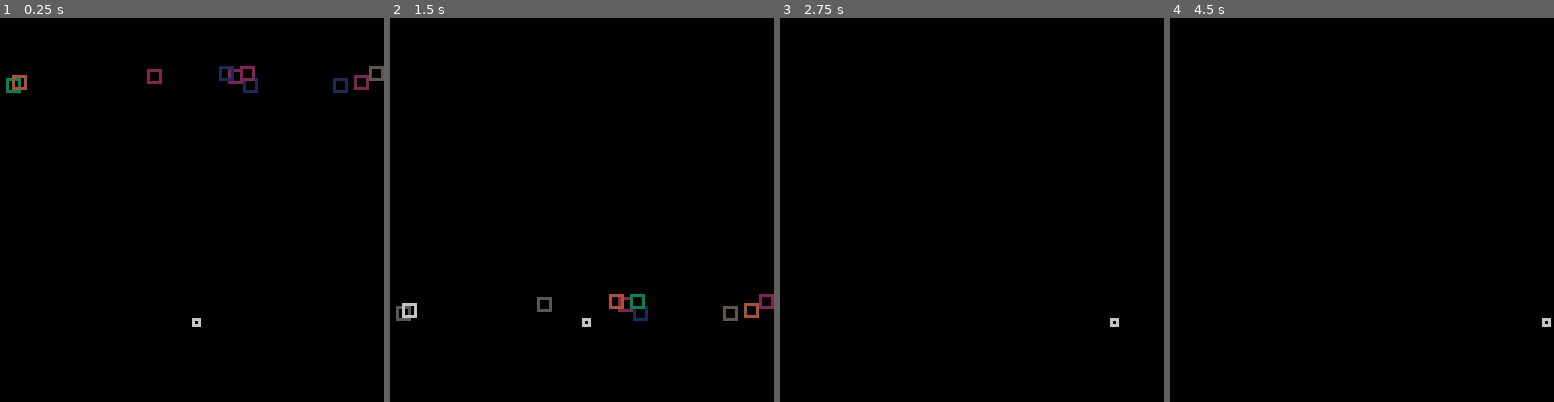
Above: before the commit, frames 1-4 (left to right).
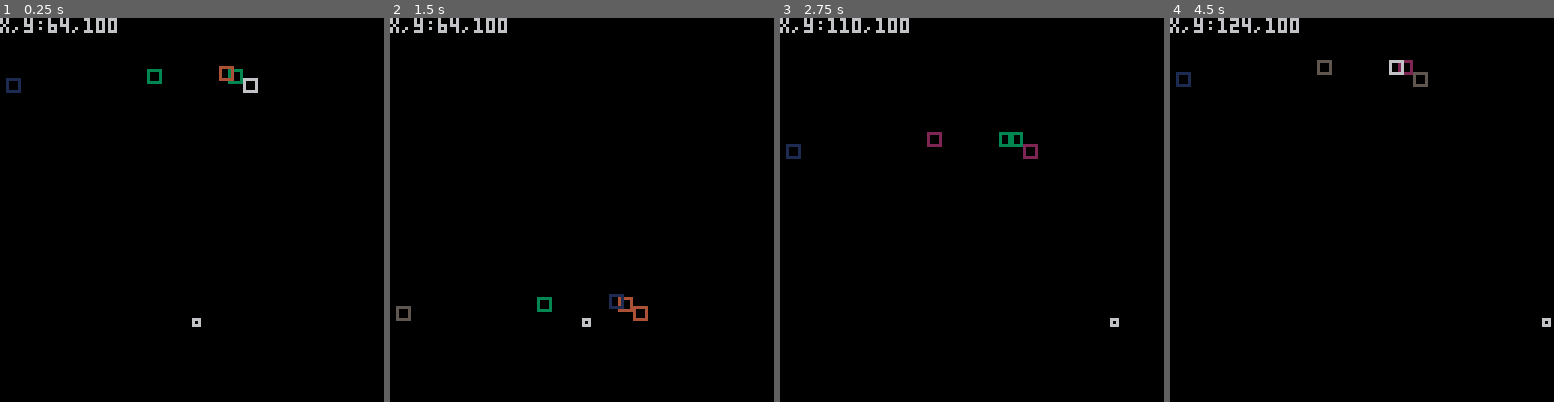
Above: after the commit, the same moments.

Repository: tonetheman/tweettweetjam2018
Game: PICO-8 cartridge carts/hittest.p8
Same seed, same stepped clock (60 frames per second), same inputs: the game is played once before the commit and once after it.
Inputs:
- Up to frame 1 (0.25 s): no input
- Up to frame 2 (1.5 s): no input
- Up to frame 3 (2.75 s): hold Right 1.6-2.1 s; hold Right from 2.47 s (still down)
- Up to frame 4 (4.5 s): release Right at 3.03 s; hold Left 3.08-3.58 s; hold Right from 4.02 s (still down)

The runs differ from the first frame. In frame 1, 1.4% of the frame differs, in the area x 0-100%, y 0-20%; in frame 2, 1.3%; in frame 3, 1.0%; in frame 4, 1.0%.

Commit message:
hit test seems to work

Diff:
--- a/carts/hittest.p8
+++ b/carts/hittest.p8
@@ -3,24 +3,41 @@
 __lua__
 x=64
 y=100
+hit=false
 evils = {}
-for i=1,10 do
+ecount=5
+for i=1,ecount do
  add(evils,{x=rnd(128),y=rnd(5)})
+end
+function checkhit(p)
+	if x>=p.x and x<=p.x+4 then
+		if y>=p.y and y<p.y+4 then
+			return true
+		end
+	end
+	return fals
 end
 function _update()
 	if (btn(0) and x>0) x-=2
 	if (btn(1) and x<128-4) x+=2
-	for i=1,10 do
+	for i=1,ecount do
 		local p=evils[i]
 		p.y+=2
-	if x>=p.x and x<p.x+4 then
-		print("♥☉⧗")
-	end
+		if checkhit(p) then
+			hit=true
+		end
+		if p.y>128 then
+			p.y = 0
+		end
 	end
 end
 function _draw()
 	cls(0)
-	for i=1,10 do
+	print("x,y:"..x..","..y,0,0,6)
+	if hit then
+		print("HIT",100,0,6)
+	end
+	for i=1,ecount do
 		local p = evils[i]
 		rect(p.x,p.y,p.x+4,p.y+4,rnd(6)+1)
 	end
